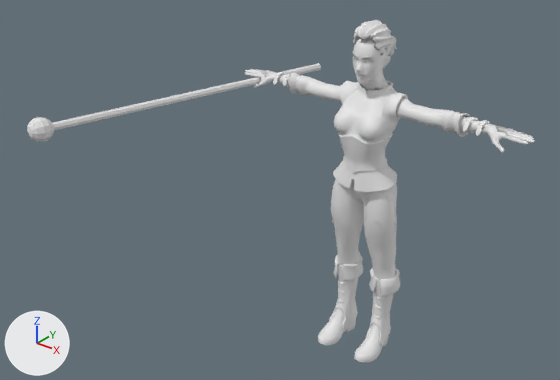
Before and after pictures for a commit that changed the glTF model unity/Tools~/models/heroes_hd/SB_Hero_dulcie_HD.glb.
Camera for both pictures: a 50 mm lens placed at (1.93, -3.1, 2.7), pointed at (-0.29, -0.33, 0.99). The axes (+X, +Y, +Z) are drawn at lower left. The lights are the same throughout. The older version comes first. Vertices at exactly the same position are counted once.

The scene before the commit, as lines of its bpy script (objects in view):
```python
me_face = bpy.data.meshes.new('Face')
me_face.from_pydata(...)  # 11532 vertices, 21367 faces; spans x -1.11..0.83, y -1.22..0.43, z -0.01..1.83
ob_sb_hero_dulcie = bpy.data.objects.new('SB_Hero_dulcie', me_face)
ob_sb_hero_dulcie.location = (0.0, 0.0, 0.0)
```
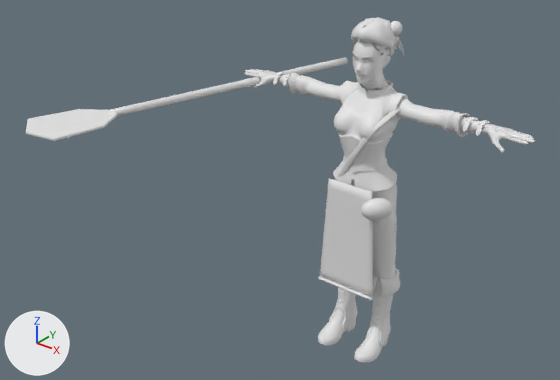
Pixel boxes (x1, y1, x2, y2) of what changed, in the pictures (560 x 380 px):
'SB_Hero_dulcie', reshaped: before (27, 20, 535, 363); after (26, 17, 535, 363)
part 1 of me_face, added: after (391, 21, 402, 35)
part 2 of me_face, rebuilt (11% narrower, 12% shorter): before (52, 63, 321, 130); after (109, 57, 348, 116)
part 3 of me_face, deleted: before (27, 117, 54, 142)
part 4 of me_face, built on: before (357, 57, 375, 66); after (318, 17, 405, 300)
part 5 of me_face, built on: before (254, 71, 291, 88); after (244, 69, 285, 88)
part 6 of me_face, reshaped: before (463, 117, 533, 153); after (463, 118, 535, 153)
part 7 of me_face, added: after (26, 109, 118, 141)

Diff of the bpy script that builds the scene:
```diff
--- a/unity/Tools~/models/heroes_hd/SB_Hero_dulcie_HD.glb.py
+++ b/unity/Tools~/models/heroes_hd/SB_Hero_dulcie_HD.glb.py
@@ me_face @@
 # used by ob_sb_hero_dulcie; location = (0.0, 0.0, 0.0)
-me_face.from_pydata(...)  # 11532 vertices, 21367 faces; spans x -1.11..0.83, y -1.22..0.43, z -0.01..1.83
+me_face.from_pydata(...)  # 13647 vertices, 24818 faces; spans x -1.21..0.83, y -1.23..0.63, z -0.01..1.84
+# me_face part 1: a new loose piece, a UV sphere (12 segments, 8 rings, poles along z) spanning x -0.035..0.035, y 0.184..0.254, z 1.717..1.787
+# me_face part 2: the loose piece of 16 vertices spanning x -1.06..-0.59, y -1.12..0.43, z 1.36..1.41 is rebuilt with 130 vertices and now spans x -0.98..-0.54, y -0.83..0.63, z 1.36..1.41
+# me_face part 3: the loose piece of 62 vertices spanning x -1.11..-0.99, y -1.22..-1.1, z 1.32..1.44 is deleted
+# me_face part 4: 6 vertices moved within x -0.07..0.06, y -0.06..0.11, z 1.67..1.73; 6 vertices removed from x -0.08..0.06, y -0.08..0.03, z 1.64..1.71; 1084 vertices added at x -0.19..0.23, y -0.2..0.26, z 0.41..1.84
+# me_face part 5: 31 vertices moved within x -0.83..-0.52, y -0.02..0.09, z 1.36..1.45; 6 vertices removed from x -0.67..-0.52, y 0.01..0.07, z 1.4..1.46; 463 vertices added at x -0.83..-0.52, y -0.08..0.15, z 1.35..1.45
+# me_face part 6: 40 vertices moved within x 0.52..0.83, y -0.02..0.09, z 1.35..1.45; 5 vertices removed from x 0.52..0.67, y 0.01..0.07, z 1.42..1.46; 341 vertices added at x 0.52..0.83, y -0.02..0.1, z 1.35..1.45
+# me_face part 7: 34 vertices added at x -1.21..-0.84, y -1.23..-0.79, z 1.37..1.39
+# other edits to the shape of me_face do not show in these pictures
```
